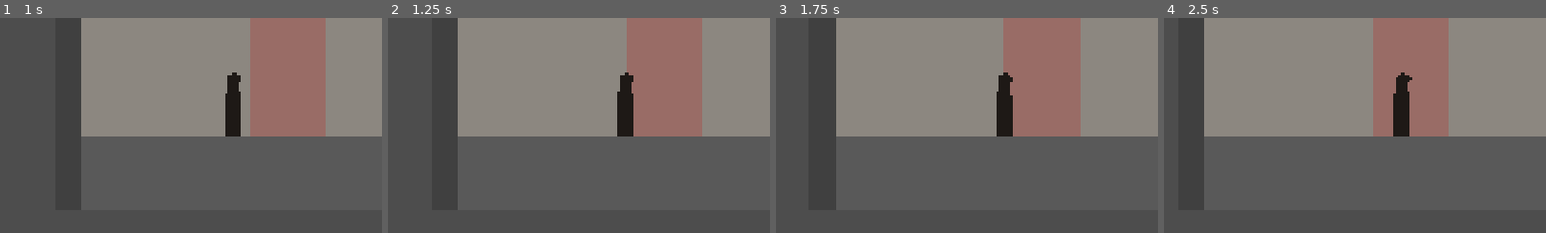
Above: before the commit, frames 1-4 (left to right).
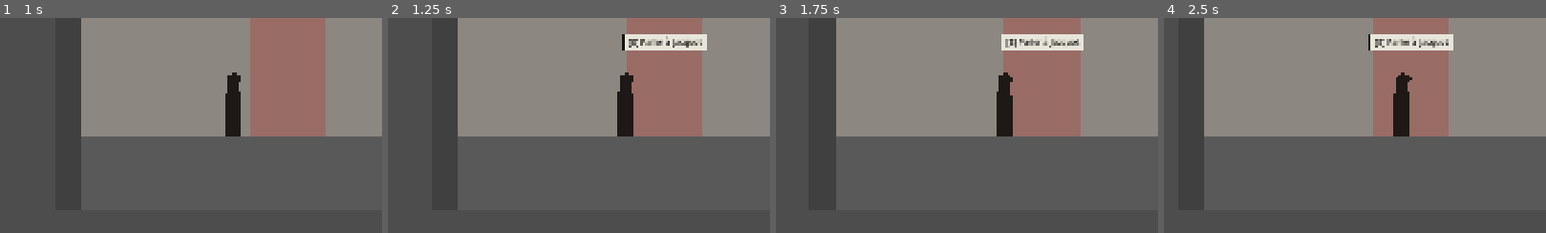
Above: after the commit, the same moments.

Repository: Mazklaus/le-dernier-pli
Game: Godot game, scene res://scenes/titre/titre.tscn
Two runs of this game, one before a commit and one after it. Both use one fixed random seed, a clock stepped at 60 frames per second and the inputs below.
Inputs (mouse positions are % of the whole screen's width and height, from its top left):
- Up to frame 1 (1 s): tap Enter (ui_accept) at 0.5, 0.77 s; move the mouse to (72, 45) at 0.52 s; hold D (deplacer_droite) from 0.53 s (still down); tap 1 (choix_1) at 0.6 s; click (72, 45) at 0.67 s
- Up to frame 2 (1.25 s): keep holding D (deplacer_droite)
- Up to frame 3 (1.75 s): release D (deplacer_droite) at 1.25 s; drag from (30, 55) to (56, 70) at 1.27 s
- Up to frame 4 (2.5 s): move the mouse to (60, 28) at 2.02 s; hold D (deplacer_droite) from 2.03 s (still down); tap 3 (choix_3) at 2.1 s
The pictures show only the part of the screen within x 20-70%, y 50-100%; the shares and areas given below are measured in that part.

Frame 1 is identical in both runs. In frame 2, 1.6% of the frame differs, in the area x 61-84%, y 7-16%; in frame 3, 1.6%; in frame 4, 1.7%, in the area x 53-76%, y 7-16%.

Commit message:
Ajoute les .uid manquants et appelle super() dans l'étape 1
Co-Authored-By: Claude Opus 5.5 <noreply@anthropic.com>
Claude-Session: https://claude.ai/code/session_011WbKxDzNKL8tj2JSWv4M3w

Diff:
--- a/scenes/etapes/etape_01/etape_01.gd
+++ b/scenes/etapes/etape_01/etape_01.gd
@@ -14,6 +14,7 @@
 
 
 func _ready() -> void:
+	super()
 	var messager := trouver_messager()
 	var depart := find_child(String(POINT_DE_DEPART), true, false) as Marker2D
 	if messager != null and depart != null:
--- a/tests/unit/test_bulle_dialogue.gd
+++ b/tests/unit/test_bulle_dialogue.gd
@@ -59,3 +59,10 @@
 	assert_true(texte.begins_with("["))
 	var long := InviteInteraction.texte_pour("Un libellé beaucoup trop long pour la plaque")
 	assert_true(long.length() <= 24 + 4 + InviteInteraction.glyphe_action(&"interagir").length())
+
+
+func test_l_etape_ajoute_l_interface_en_jeu() -> void:
+	var etape: EtapeBase = add_child_autofree(load("res://scenes/bac_a_sable/bac_a_sable.tscn").instantiate())
+	var interfaces := etape.get_children().filter(func(n: Node) -> bool: return n is InterfaceJeu)
+	assert_eq(interfaces.size(), 1)
+	assert_eq(etape.ajouter_interface(), interfaces[0], "pas de deuxième interface")
Not shown, added: scenes/interactions/interactif/interactif.gd.uid
Not shown, added: scenes/interactions/passage/passage.gd.uid
Not shown, added: scenes/interactions/verrou/verrou.gd.uid
Not shown, added: scenes/ui/bulle_dialogue/bulle_dialogue.gd.uid
Not shown, added: scenes/ui/interface_jeu/interface_jeu.gd.uid
Not shown, added: scenes/ui/invite_interaction/invite_interaction.gd.uid
Not shown, added: scripts/regles/options_dialogue.gd.uid
Not shown, added: tests/unit/test_bulle_dialogue.gd.uid
Not shown, added: tests/unit/test_options_dialogue.gd.uid
Not shown, added: tests/unit/test_passage_verrou.gd.uid
